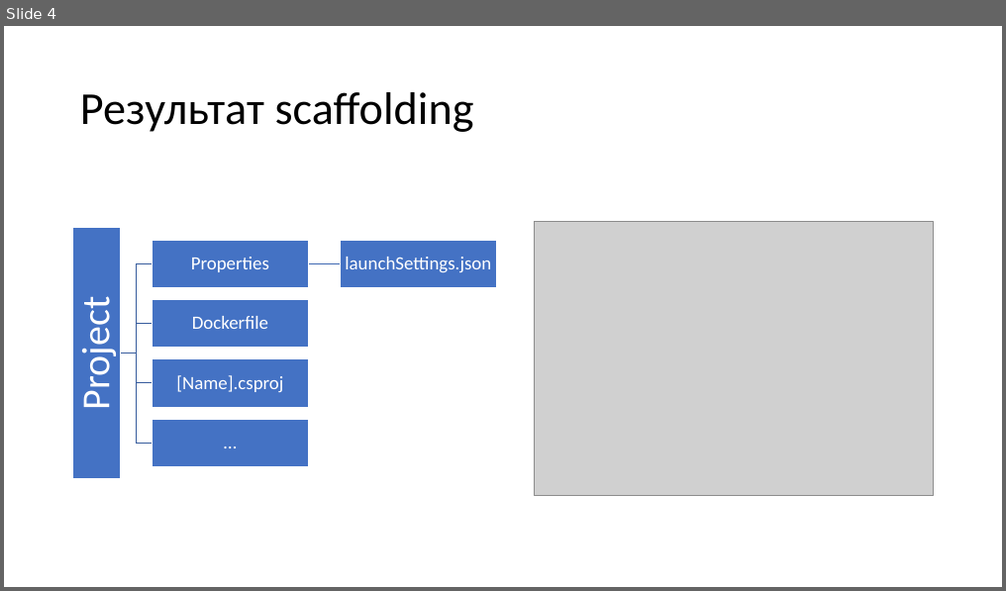
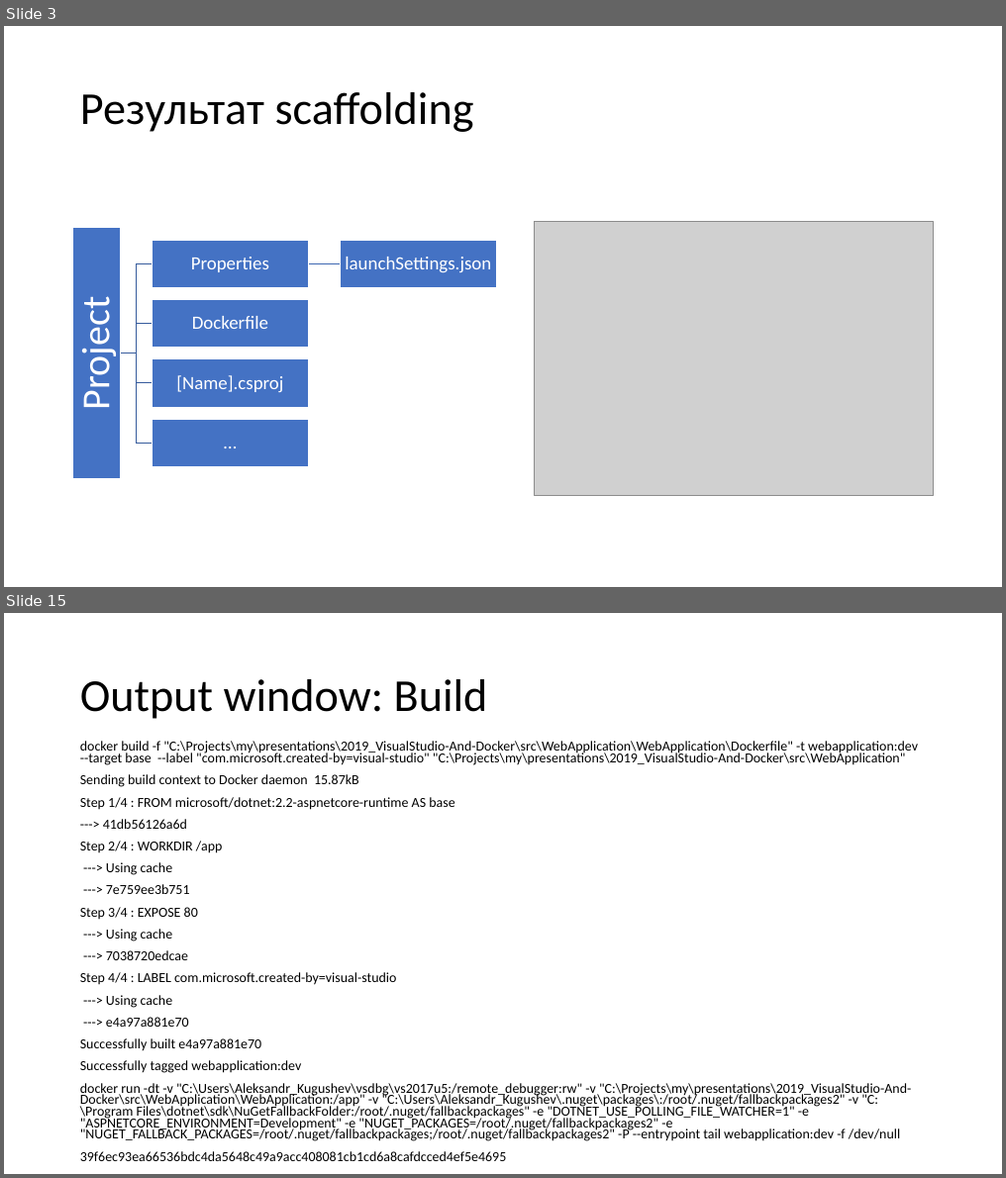
Before and after one commit to kugushev/presentations, a slide deck: 2019_VisualStudio-And-Docker/Presentation.pptx. Shown one above the other, each under a label of ours: slide 4 before the commit, slides 3 and 15 after it; the slides between them are not shown. The pictures are 1006x591 and 1006x1178 pixels, drawn with LibreOffice and Linux fonts; fonts in the diff are those of the drawing; grey boxes stand for pictures. Boxes give left, top, right and bottom in pixels: in the first picture for what was removed or moved away, otherwise in the second. Text is boxed around its words. In the diff, an @@ line names an element or a change of style, - is before the commit and + after.

```diff
--- a/2019_VisualStudio-And-Docker/Presentation.pptx
+++ b/2019_VisualStudio-And-Docker/Presentation.pptx
@@ slide 15 added at [4,613,1002,1174], background #FFFFFF @@
@@ title added at [80,679,488,719], 44 pt, text #000000 @@
+Output window: Build
@@ text added at [80,741,918,1142], 13.3 pt, text #000000 @@
+docker build -f "C:\Projects\my\presentations\2019_VisualStudio-And-Docker\src\WebApplication\WebApplication\Dockerfile" -t webapplication:dev --target base --label "com.microsoft.created-by=visual-studio" "C:\Projects\my\presentations\2019_VisualStudio-And-Docker\src\WebApplication"
+Sending build context to Docker daemon 15.87kB
+Step 1/4 : FROM microsoft/dotnet:2.2-aspnetcore-runtime AS base
+---> 41db56126a6d
+Step 2/4 : WORKDIR /app
+---> Using cache
+---> 7e759ee3b751
+Step 3/4 : EXPOSE 80
+---> Using cache
+---> 7038720edcae
+Step 4/4 : LABEL com.microsoft.created-by=visual-studio
+---> Using cache
+---> e4a97a881e70
+Successfully built e4a97a881e70
+Successfully tagged webapplication:dev
+docker run -dt -v "C:\Users\Aleksandr_Kugushev\vsdbg\vs2017u5:/remote_debugger:rw" -v "C:\Projects\my\presentations\2019_VisualStudio-And-Docker\src\WebApplication\WebApplication:/app" -v "C:\Users\Aleksandr_Kugushev\.nuget\packages\:/root/.nuget/fallbackpackages2" -v "C:\Program Files\dotnet\sdk\NuGetFallbackFolder:/root/.nuget/fallbackpackages" -e "DOTNET_USE_POLLING_FILE_WATCHER=1" -e "ASPNETCORE_ENVIRONMENT=Development" -e "NUGET_PACKAGES=/root/.nuget/fallbackpackages2" -e "NUGET_FALLBACK_PACKAGES=/root/.nuget/fallbackpackages;/root/.nuget/fallbackpackages2" -P --entrypoint tail webapplication:dev -f /dev/null
+39f6ec93ea66536bdc4da5648c49a9acc408081cb1cd6a8cafdcced4ef5e4695
@@ what was slide 4 is now slide 3 @@
```
Also in this commit, not shown: 2 slides changed, 10 other slides added.
